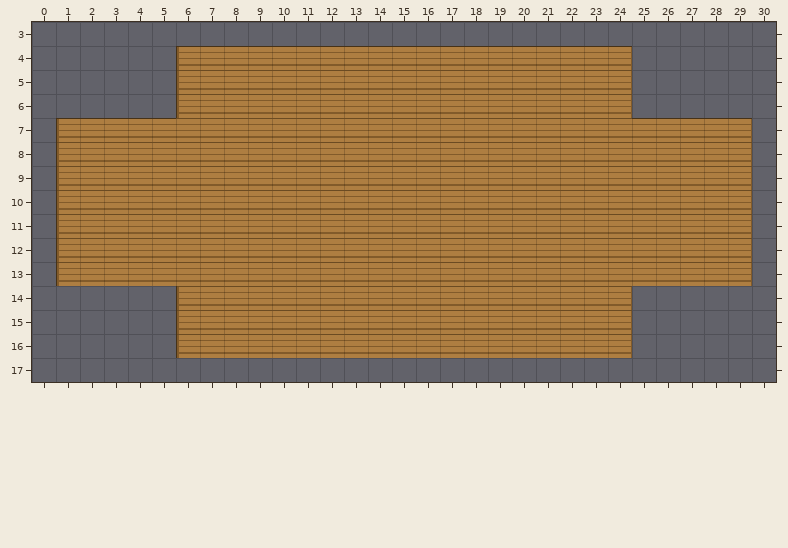
Two versions of a level (Tiled map, Assets/Map/TiledProject/Maps/House4_Inside.tmx). Above, as it was before the edit.
Cells are 16x16 px. Shown: x 0..30, y 3..17. The old version is drawn lined up with the new one.
And afterwards:
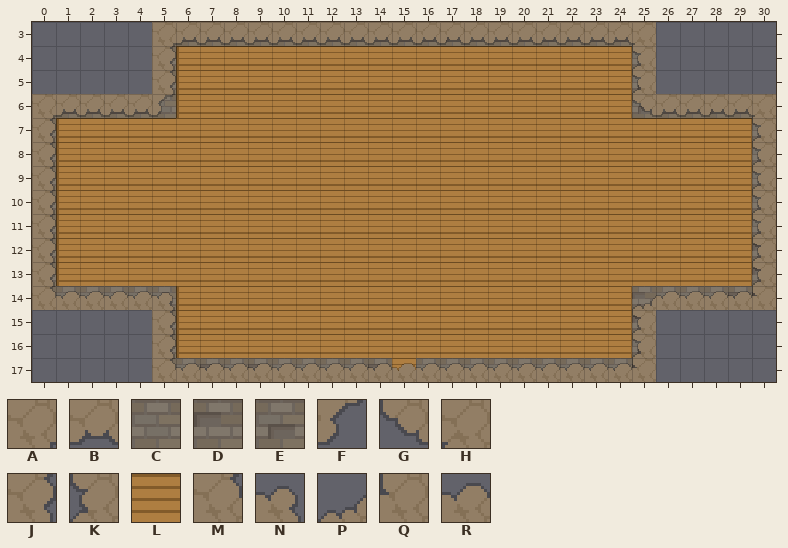
Key: from "floors_tiles": A 6, B 7, C 16, D 17, E 18, F 31, G 33, H 34, J 55, K 59, L 72, M 80, N 81, P 83, Q 84, R 107.
_ is an empty cell.
What changed:
{"change": "map size 29x21 -> 31x21 cells (old content now starts at 1,0; both pictures use the new coordinates)"}
{"where": "layer \"Ground0\""}
{"y":3,"x":5,"old":"_____________________","new":"CDCCDDDCCDDCECCDDCCCD"}
{"y":4,"x":5,"old":"_","new":"C"}
{"y":4,"x":25,"old":"_","new":"C"}
{"y":5,"x":5,"old":"_","new":"D"}
{"y":5,"x":25,"old":"_","new":"E"}
{"y":6,"x":0,"old":"______","new":"DCDDDC"}
{"y":6,"x":25,"old":"______","new":"ECCECC"}
{"y":7,"x":0,"old":"_","new":"D"}
{"y":7,"x":30,"old":"_","new":"C"}
{"y":8,"x":0,"old":"_","new":"D"}
{"y":8,"x":30,"old":"_","new":"C"}
{"y":9,"x":0,"old":"_","new":"D"}
{"y":9,"x":30,"old":"_","new":"C"}
{"y":10,"x":0,"old":"_","new":"D"}
{"y":10,"x":30,"old":"_","new":"C"}
{"y":11,"x":0,"old":"_","new":"D"}
{"y":11,"x":30,"old":"_","new":"C"}
{"y":12,"x":0,"old":"_","new":"C"}
{"y":12,"x":30,"old":"_","new":"D"}
{"y":13,"x":0,"old":"_","new":"C"}
{"y":13,"x":30,"old":"_","new":"D"}
{"y":14,"x":0,"old":"______","new":"CCCCCC"}
{"y":14,"x":25,"old":"______","new":"DCCCDD"}
{"y":15,"x":5,"old":"_","new":"C"}
{"y":15,"x":25,"old":"_","new":"D"}
{"y":16,"x":5,"old":"_","new":"C"}
{"y":16,"x":25,"old":"_","new":"E"}
{"y":17,"x":5,"old":"_____________________","new":"DCDCDCECCDLCCCCCECCED"}
{"where": "layer \"Ground1\""}
{"y":3,"x":5,"old":"_____________________","new":"ABBBBBBBBBBBBBBBBBBBH"}
{"y":4,"x":5,"old":"_","new":"J"}
{"y":4,"x":25,"old":"_","new":"K"}
{"y":5,"x":5,"old":"_","new":"J"}
{"y":5,"x":25,"old":"_","new":"K"}
{"y":6,"x":0,"old":"______","new":"ABBBBF"}
{"y":6,"x":25,"old":"______","new":"GBBBBH"}
{"y":7,"x":0,"old":"_","new":"J"}
{"y":7,"x":30,"old":"_","new":"K"}
{"y":8,"x":0,"old":"_","new":"J"}
{"y":8,"x":30,"old":"_","new":"K"}
{"y":9,"x":0,"old":"_","new":"J"}
{"y":9,"x":30,"old":"_","new":"K"}
{"y":10,"x":0,"old":"_","new":"J"}
{"y":10,"x":30,"old":"_","new":"K"}
{"y":11,"x":0,"old":"_","new":"J"}
{"y":11,"x":30,"old":"_","new":"K"}
{"y":12,"x":0,"old":"_","new":"J"}
{"y":12,"x":30,"old":"_","new":"K"}
{"y":13,"x":0,"old":"_","new":"J"}
{"y":13,"x":30,"old":"_","new":"K"}
{"y":14,"x":0,"old":"______","new":"MRRRRN"}
{"y":14,"x":25,"old":"______","new":"PRRRRQ"}
{"y":15,"x":5,"old":"_","new":"J"}
{"y":15,"x":25,"old":"_","new":"K"}
{"y":16,"x":5,"old":"_","new":"J"}
{"y":16,"x":25,"old":"_","new":"K"}
{"y":17,"x":5,"old":"_____________________","new":"MRRRRRRRRRRRRRRRRRRRQ"}
